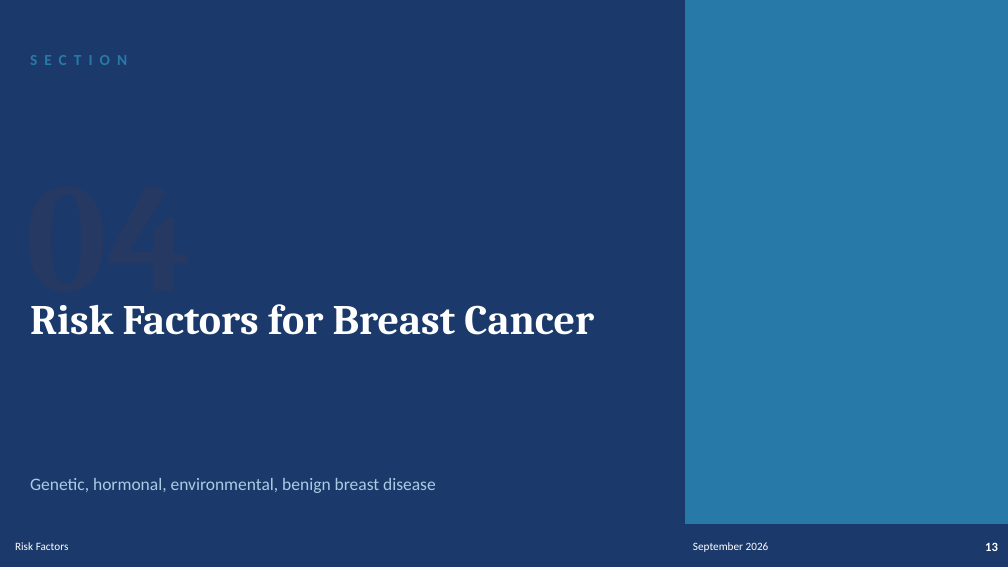
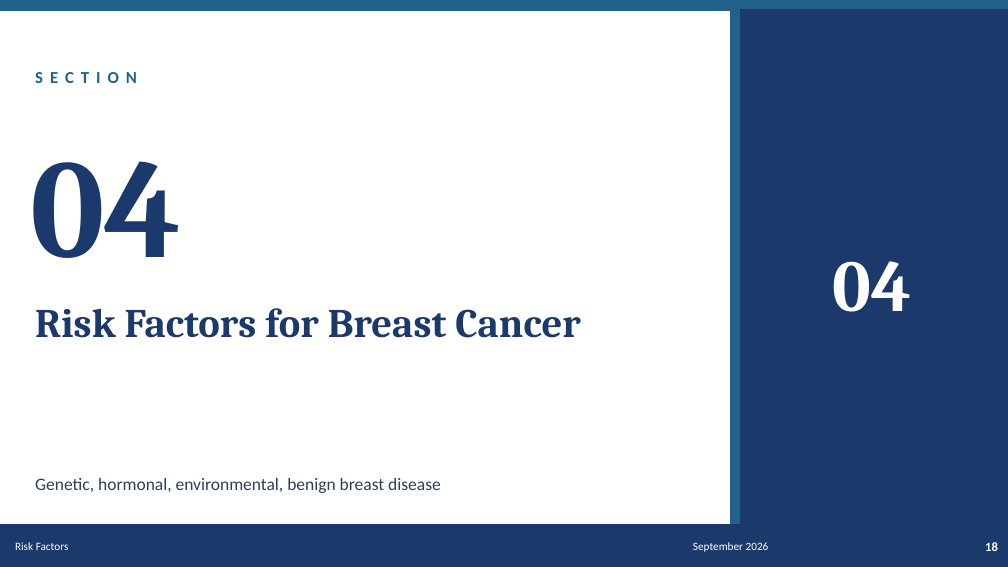
Before and after one commit to Muluamlak/Phone, a slide deck: slide 18 of BreastCancer_Management_Enhanced.pptx (slide 13 before the commit). Drawn at 1008x567 pixels with LibreOffice and Linux fonts; fonts in the diff are those of the drawing. Boxes give left, top, right and bottom in pixels: in the first picture for what was removed or moved away, otherwise in the second. Text is boxed around its words. In the diff, an @@ line names an element or a change of style, - is before the commit and + after.

```diff
--- a/BreastCancer_Management_Enhanced.pptx
+++ b/BreastCancer_Management_Enhanced.pptx
@@ rectangle removed at (0,0,1008,566) @@
@@ rectangle added at (0,0,1008,10), fill #21618C, outline #21618C 1 pt @@
@@ rectangle: place and size @@
-rectangle at (685,0,1008,566)
+rectangle at (731,10,1008,567)
@@ rectangle at (731,10,1008,567): fill #2779A7 to #1B3A6B; outline #2779A7 1 pt to #1B3A6B 1 pt @@
@@ rectangle added at (731,10,739,567), fill #21618C, outline #21618C 1 pt @@
@@ text "SECTION": place and size @@
-text "SECTION" at (30,38,534,81)
+text "SECTION" at (35,55,539,98)
@@ text "SECTION" at (35,55,539,98): size 11 to 12 pt, text colour #2779A7 to #21618C @@
@@ text "04": place and size @@
-text "04" at (25,305,192,324)
+text "04" at (30,161,182,258)
@@ text "04" at (30,161,182,258): size 110 to 100 pt, text colour #253963 to #1B3A6B @@
@@ text added at (832,261,911,312), 52 pt, text #FFFFFF, bold @@
+04
@@ text "Risk Factors for Breast Cancer" at (35,308,581,338): size 30 to 29 pt, text colour #FFFFFF to #1B3A6B @@
@@ text "Genetic, hormonal, environmental, benign breast ..." at (35,478,441,493): text colour #A9CCE3 to #2E4057 @@
@@ text at (985,542,998,551): text changed @@
-13
+18
```
Also in this commit, not shown: 72 other slides changed, 21 slides added.
